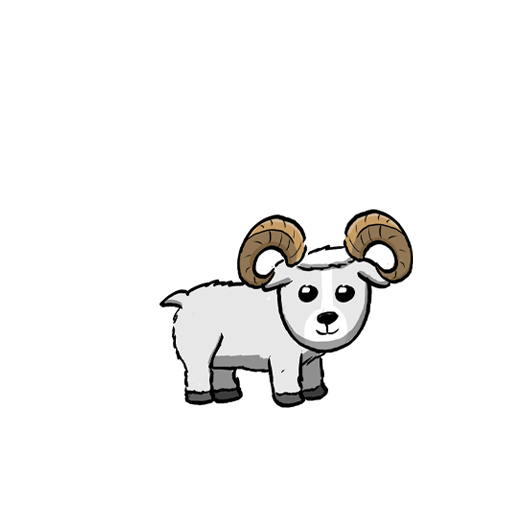
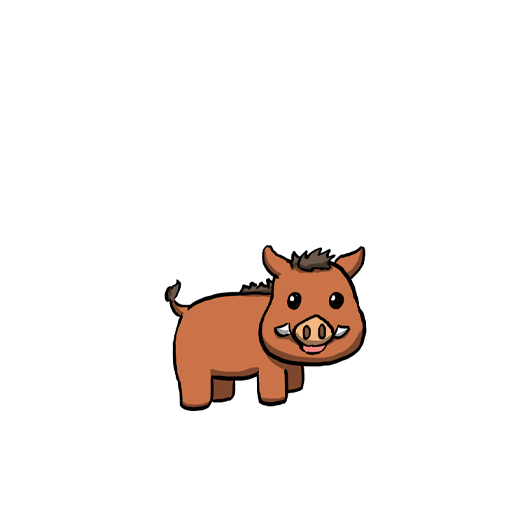
Layer changes from the first 512px x 512px image to the second:
added layer "warthog" above "pig" over [164,245,367,411]
hid "bighorn sheep" over [159,209,413,408]
